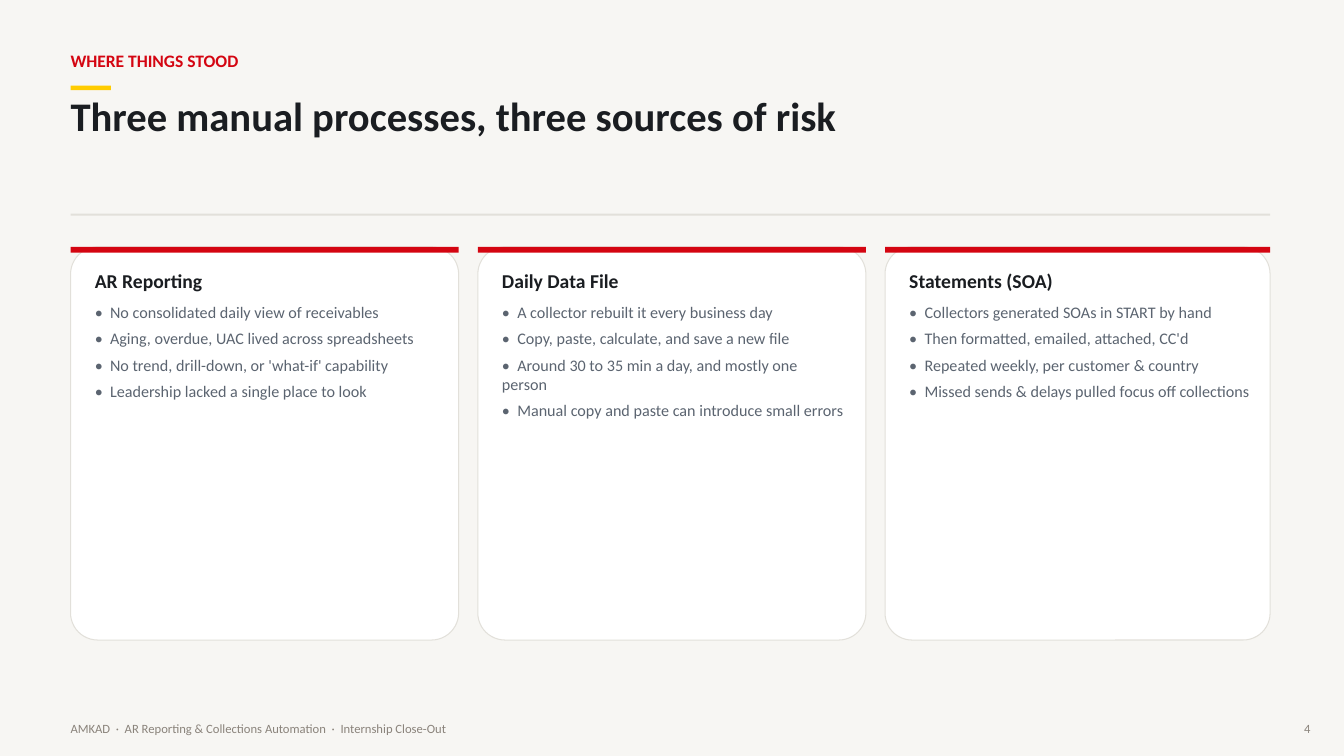
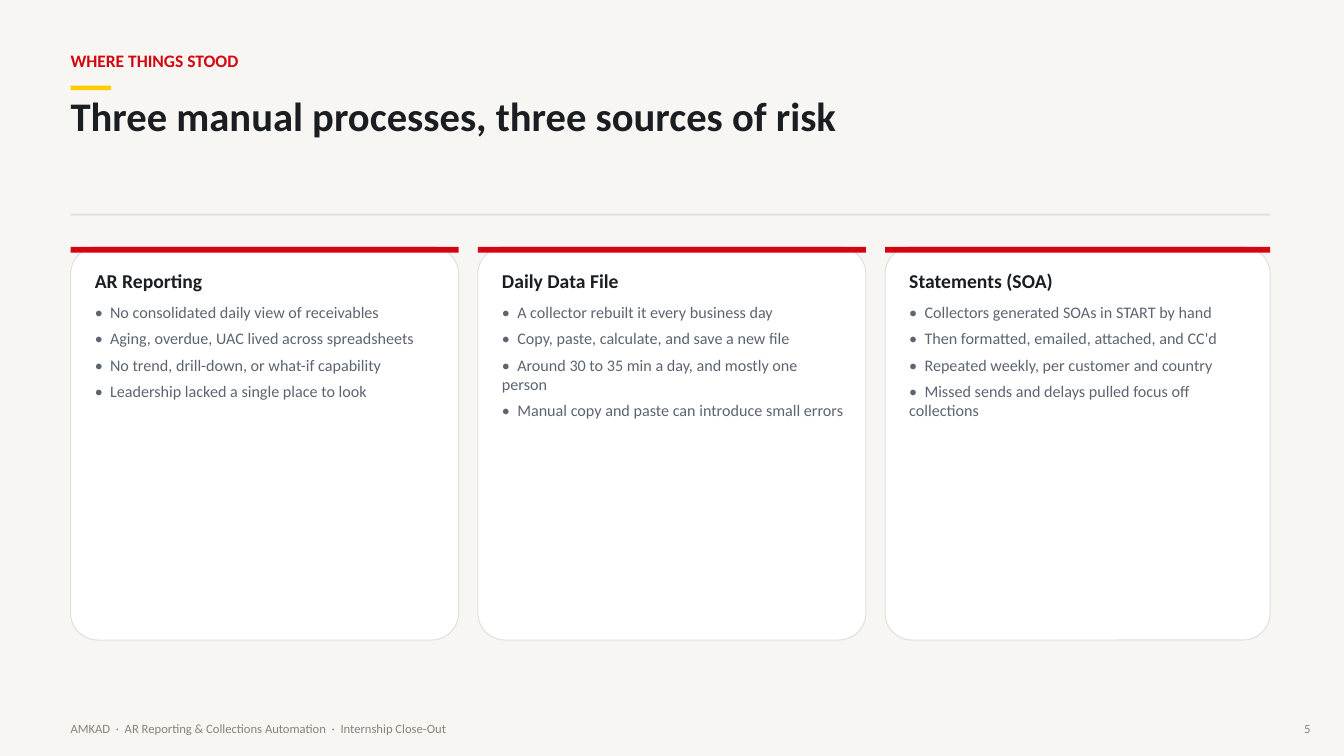
Before and after one commit to jkadadihi/Power-BI-, a slide deck: slide 5 of docs/AMKAD_Internship_Presentation.pptx (slide 4 before the commit). Drawn at 1344x756 pixels with LibreOffice and Linux fonts; fonts in the diff are those of the drawing. Boxes give left, top, right and bottom in pixels: in the first picture for what was removed or moved away, otherwise in the second. Text is boxed around its words. In the diff, an @@ line names an element or a change of style, - is before the commit and + after.

```diff
--- a/docs/AMKAD_Internship_Presentation.pptx
+++ b/docs/AMKAD_Internship_Presentation.pptx
@@ text at (909,333,1217,416): text changed @@
-• Then formatted, emailed, attached, CC'd
-• Repeated weekly, per customer & country
-• Missed sends & delays pulled focus off collections
+• Then formatted, emailed, attached, and CC'd
+• Repeated weekly, per customer and country
+• Missed sends and delays pulled focus off collections
@@ text at (110,360,381,374): text changed @@
-• No trend, drill-down, or 'what-if' capability
+• No trend, drill-down, or what-if capability
@@ text at (1304,725,1310,733): text changed @@
-4
+5
```
Also in this commit, not shown: 10 other slides changed, 4 slides added, 1 other file.
